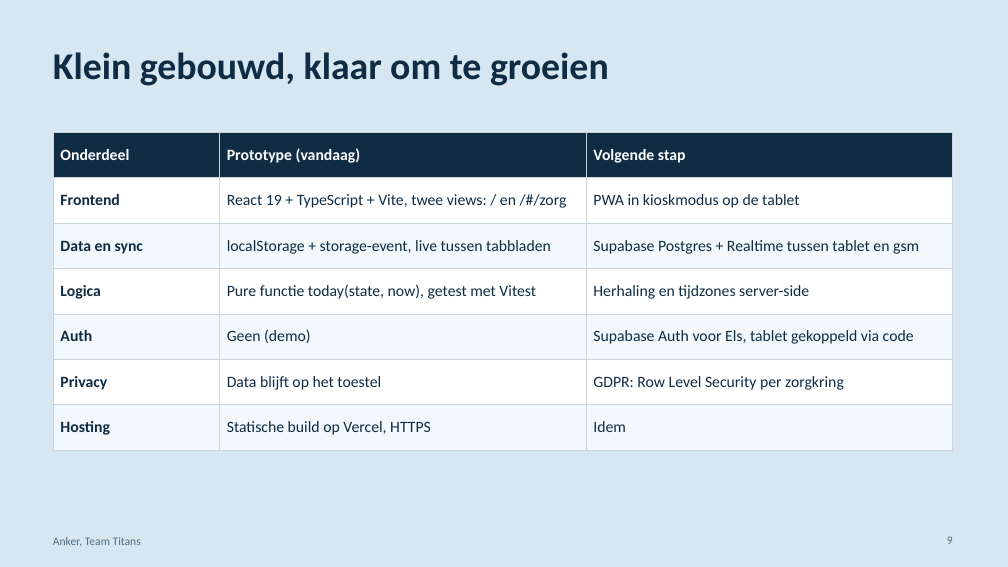
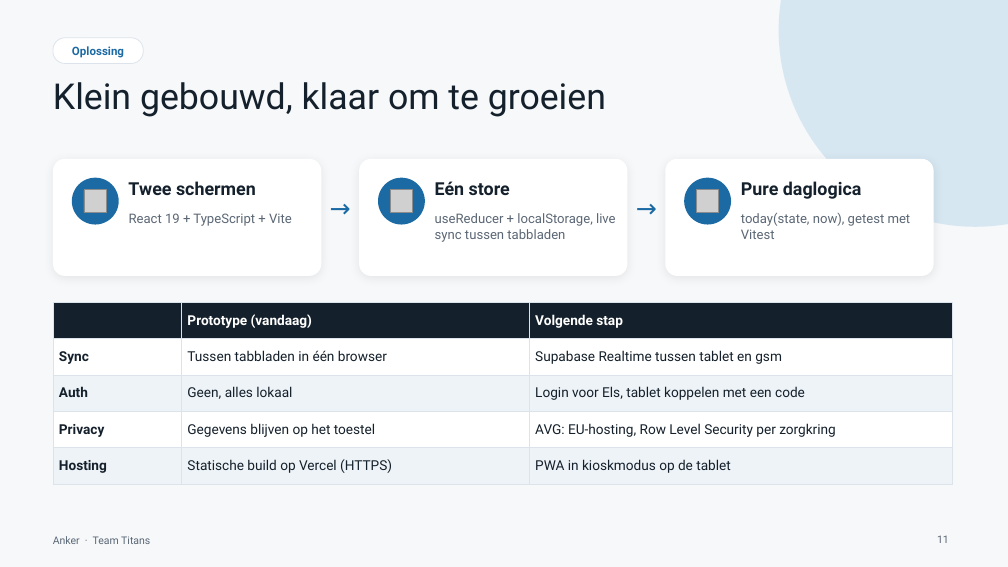
Before and after one commit to sergiuNE/Titans---Hack_The_Future, a slide deck: slide 11 of Documentation/Anker-pitch.pptx (slide 9 before the commit). Drawn at 1008x567 pixels with LibreOffice and Linux fonts; fonts in the diff are those of the drawing; grey boxes stand for pictures. Boxes give left, top, right and bottom in pixels: in the first picture for what was removed or moved away, otherwise in the second. Text is boxed around its words. In the diff, an @@ line names an element or a change of style, - is before the commit and + after.

```diff
--- a/Documentation/Anker-pitch.pptx
+++ b/Documentation/Anker-pitch.pptx
@@ background #D6E7F2 to #F6F8FA @@
@@ ellipse added at box(779, 0, 1008, 227), fill #D6E7F2 @@
@@ rounded rectangle added at box(53, 38, 144, 64), fill #FFFFFF, outline #DCE3EA 0.75 pt, 11 pt, text #1C6AA3, bold @@
+Oplossing
@@ title "Klein gebouwd, klaar om te ...": place and size @@
-title "Klein gebouwd, klaar om te ..." at box(53, 52, 609, 86)
+title "Klein gebouwd, klaar om te ..." at box(53, 82, 606, 117)
@@ title "Klein gebouwd, klaar om te ..." at box(53, 82, 606, 117): size 36 to 34 pt, font Calibri to Roboto, text colour #0F2C44 to #14202B, bold off @@
@@ table removed at box(53, 132, 953, 439), 7 rows, 3 columns @@
-Onderdeel | Prototype (vandaag) | Volgende stap
-Frontend | React 19 + TypeScript + Vite, twee views: / en /#/zorg | PWA in kioskmodus op de tablet
-Data en sync | localStorage + storage-event, live tussen tabbladen | Supabase Postgres + Realtime tussen tablet en gsm
-Logica | Pure functie today(state, now), getest met Vitest | Herhaling en tijdzones server-side
-Auth | Geen (demo) | Supabase Auth voor Els, tablet gekoppeld via code
-Privacy | Data blijft op het toestel | GDPR: Row Level Security per zorgkring
-Hosting | Statische build op Vercel, HTTPS | Idem
@@ rounded rectangle added at box(53, 159, 321, 276), fill #FFFFFF @@
@@ ellipse added at box(72, 178, 119, 225), fill #1C6AA3 @@
@@ rounded rectangle added at box(359, 159, 628, 276), fill #FFFFFF @@
@@ ellipse added at box(378, 178, 425, 225), fill #1C6AA3 @@
@@ rounded rectangle added at box(665, 159, 934, 276), fill #FFFFFF @@
@@ ellipse added at box(684, 178, 731, 225), fill #1C6AA3 @@
@@ picture added at box(84, 190, 107, 212) @@
@@ text added at box(128, 181, 256, 195), 17 pt, text #14202B, bold @@
+Twee schermen
@@ text added at box(323, 193, 358, 238), 24 pt, text #1C6AA3 @@
+→
@@ picture added at box(390, 190, 413, 212) @@
@@ text added at box(435, 181, 510, 195), 17 pt, text #14202B, bold @@
+Eén store
@@ text added at box(629, 193, 664, 238), 24 pt, text #1C6AA3 @@
+→
@@ picture added at box(696, 190, 719, 212) @@
@@ text added at box(741, 181, 862, 199), 17 pt, text #14202B, bold @@
+Pure daglogica
@@ text added at box(129, 213, 292, 226), 12.5 pt, text #5B6775 @@
+React 19 + TypeScript + Vite
@@ text added at box(435, 213, 616, 242), 12.5 pt, text #5B6775 @@
+useReducer + localStorage, live sync tussen tabbladen
@@ text added at box(741, 213, 911, 239), 12.5 pt, text #5B6775 @@
+today(state, now), getest met Vitest
@@ table added at box(53, 302, 953, 477), 5 rows, 3 columns @@
+ | Prototype (vandaag) | Volgende stap
+Sync | Tussen tabbladen in één browser | Supabase Realtime tussen tablet en gsm
+Auth | Geen, alles lokaal | Login voor Els, tablet koppelen met een code
+Privacy | Gegevens blijven op het toestel | AVG: EU-hosting, Row Level Security per zorgkring
+Hosting | Statische build op Vercel (HTTPS) | PWA in kioskmodus op de tablet
@@ text at box(53, 536, 150, 544): text changed; size 11 to 10 pt; font Calibri to Roboto; text colour #4F6B80 to #5B6775 @@
-Anker, Team Titans
+Anker · Team Titans
@@ page number added at box(937, 535, 949, 543), 10 pt, text #5B6775 @@
+11
@@ page number removed at box(947, 536, 953, 544) @@
-9
```
Also in this commit, not shown: 10 other slides changed, 3 slides added, 1 slide removed, 12 other files.
